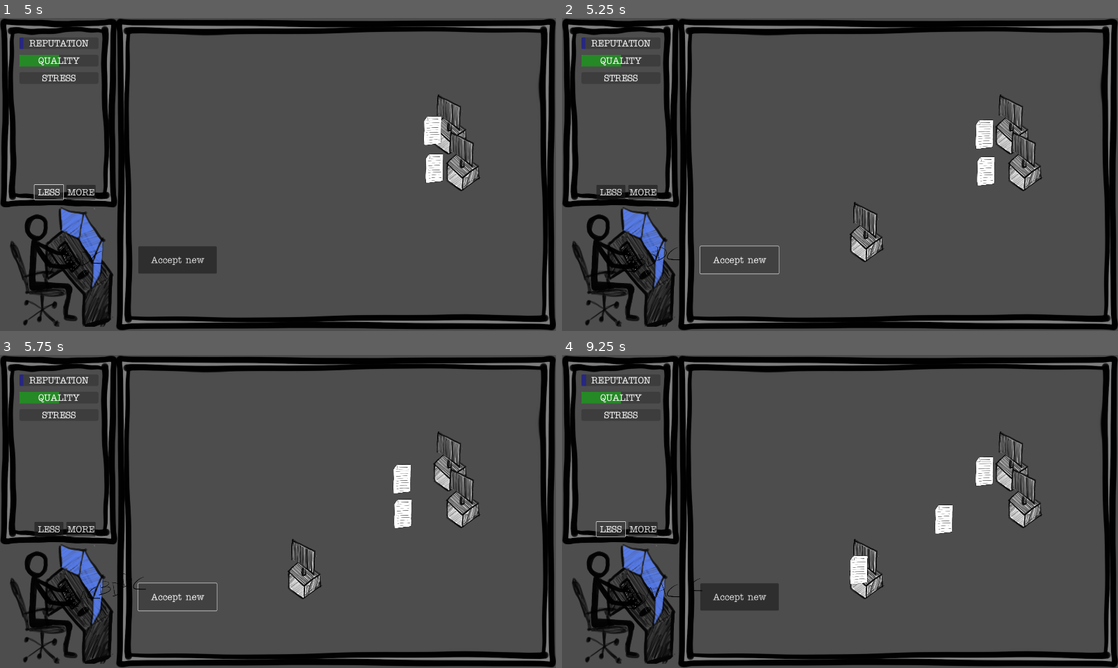
Above: before the commit, frames 1-4 (two rows, left to right).
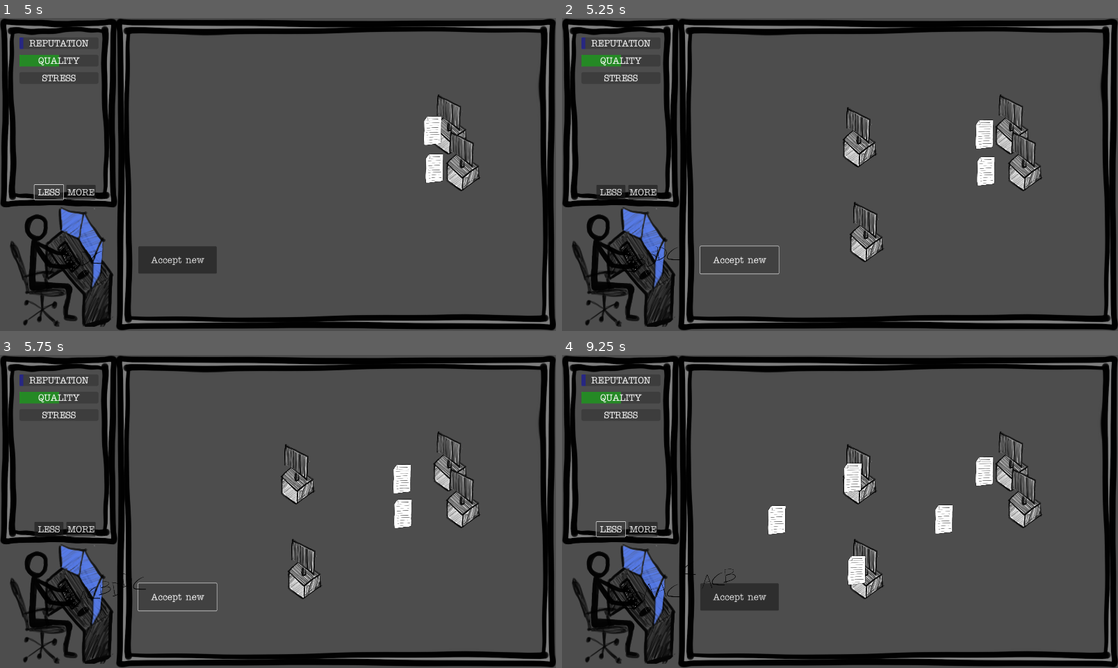
Above: after the commit, the same moments.

Repository: ildede/game-off-2025
Game: Godot game, scene res://main.tscn
Two runs of this game, one before a commit and one after it. Both use one fixed random seed, a clock stepped at 60 frames per second and the inputs below.
Inputs:
- Up to frame 1 (5 s): click "Accept new" at 0.5 s; click "Accept new" at 1.25 s; click "MORE" at 2 s; click "LESS" at 2.75 s; click "MORE" at 3.5 s; click "LESS" at 4.25 s
- Up to frame 2 (5.25 s): click "Accept new" at 5 s
- Up to frame 3 (5.75 s): no input
- Up to frame 4 (9.25 s): click "MORE" at 5.75 s; click "LESS" at 6.5 s

Frame 1 is identical in both runs. In frame 2, 0.6% of the frame differs, in the area x 50-57%, y 28-48%; in frame 3, 0.6%; in frame 4, 1.1%, in the area x 4-57%, y 6-81%.

Commit message:
feat: automatic client spawn

Diff:
--- a/main.gd
+++ b/main.gd
@@ -1,9 +1,6 @@
 extends Node2D
 
 const client_scene = preload("res://client/client.tscn")
-
-func _ready() -> void:
-	pass
 
 func _on_button_pressed() -> void:
 	add_new_client()
--- a/main.tscn
+++ b/main.tscn
@@ -123,4 +123,9 @@
 [node name="Translator" parent="." instance=ExtResource("3_h2yge")]
 position = Vector2(224, 856)
 
+[node name="NewClient" type="Timer" parent="."]
+wait_time = 5.0
+autostart = true
+
 [connection signal="pressed" from="Button" to="." method="_on_button_pressed"]
+[connection signal="timeout" from="NewClient" to="." method="add_new_client"]
--- a/translator/translator.gd
+++ b/translator/translator.gd
@@ -24,8 +24,8 @@
 	add_child(l)
 
 func task_hit(letter, task) -> void:
-	GlobalSignal.update_reputation.emit(0.5)
-	GlobalSignal.update_stress.emit(-2)
+	GlobalSignal.update_reputation.emit(0.2)
+	GlobalSignal.update_stress.emit(-0.5)
 
 	var found_index = tasks.find_custom(func has_task_id(t):
 		return t.get_node("CharacterBody2D").task_id == task.task_id)
